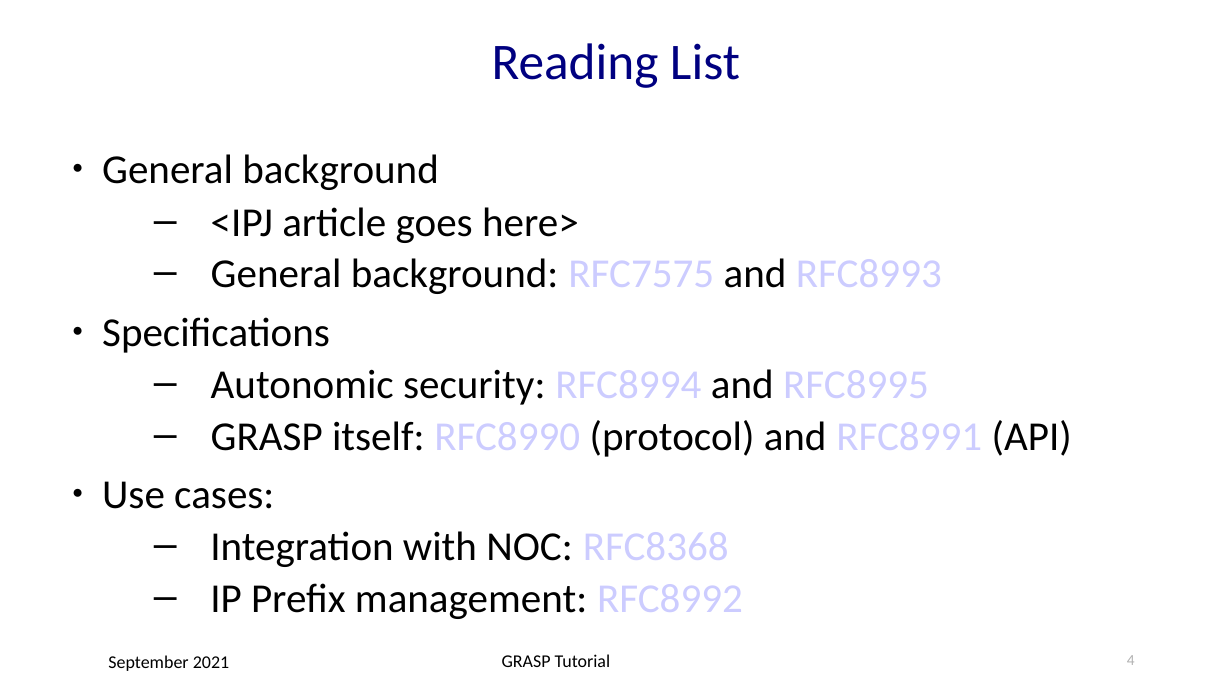
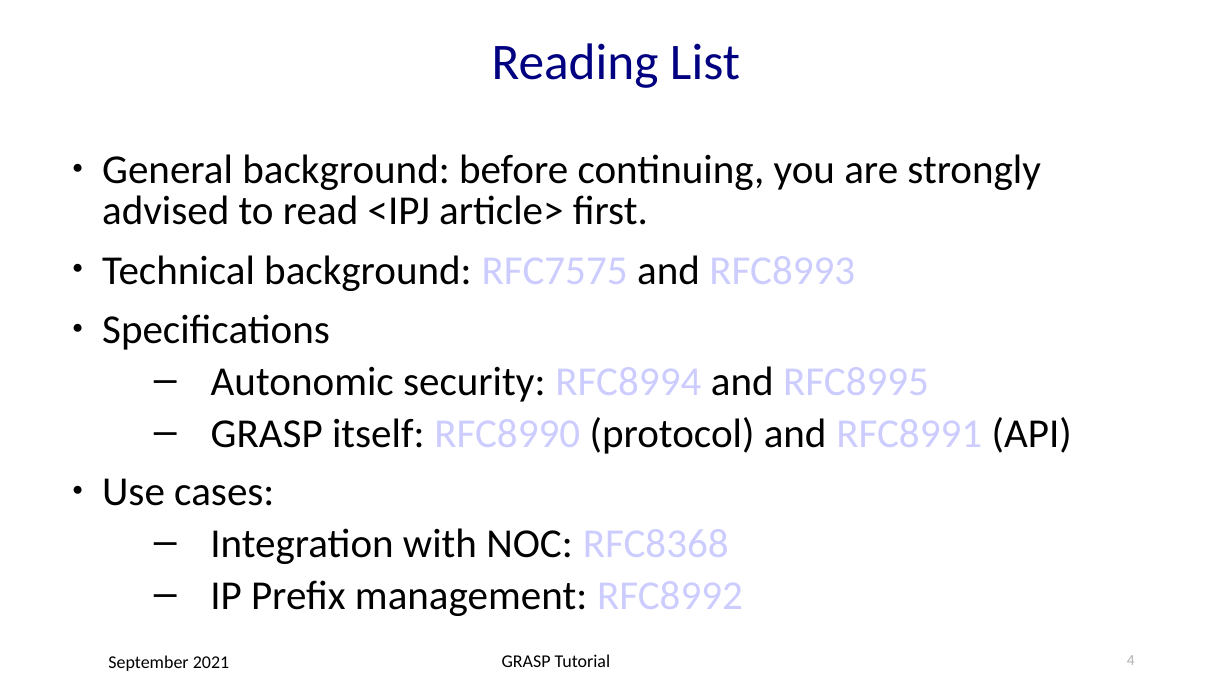
Before and after one commit to becarpenter/graspdoc, a slide deck: slide 4 of GRASP-tutorial.ppt. Drawn at 1232x693 pixels with LibreOffice and Linux fonts; fonts in the diff are those of the drawing. Boxes give left, top, right and bottom in pixels: in the first picture for what was removed or moved away, otherwise in the second. Text is boxed around its words. In the diff, an @@ line names an element or a change of style, - is before the commit and + after.

```diff
--- a/GRASP-tutorial.ppt
+++ b/GRASP-tutorial.ppt
@@ text at [102, 154, 1041, 291]: text changed @@
-● General background
-  – <IPJ article goes here>
-  – General background: RFC7575 and RFC8993
+● General background: before continuing, you are strongly advised to read <IPJ article> first.
+● Technical background: RFC7575 and RFC8993
```
Also in this commit, not shown: 3 other slides changed, 12 slides added, 2 other files.
